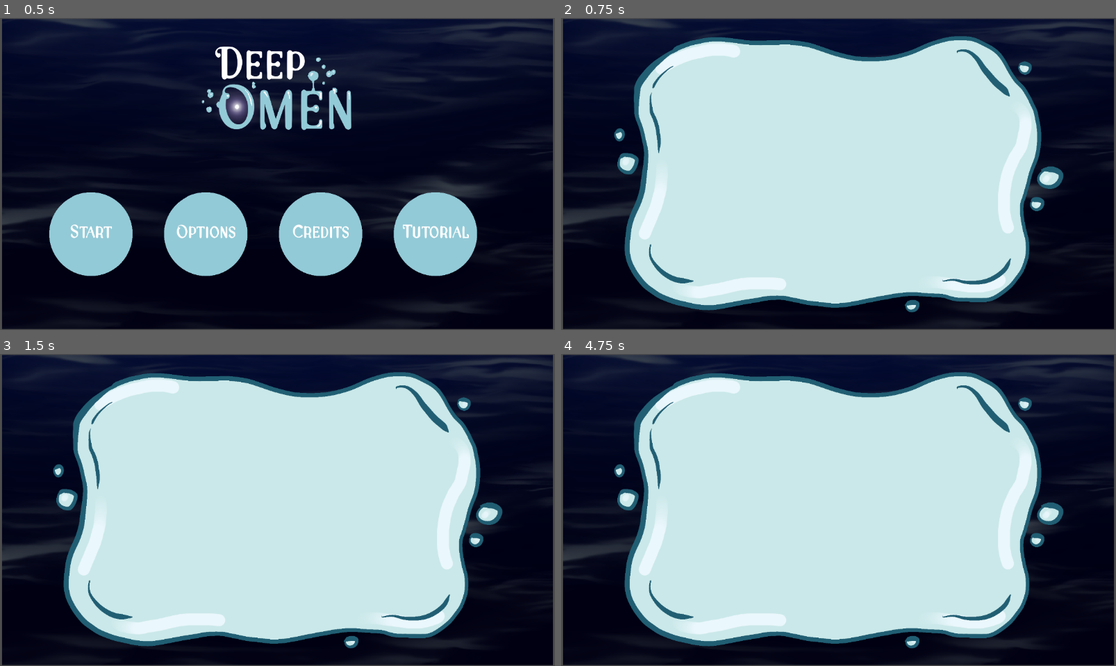
Above: before the commit, frames 1-4 (two rows, left to right).
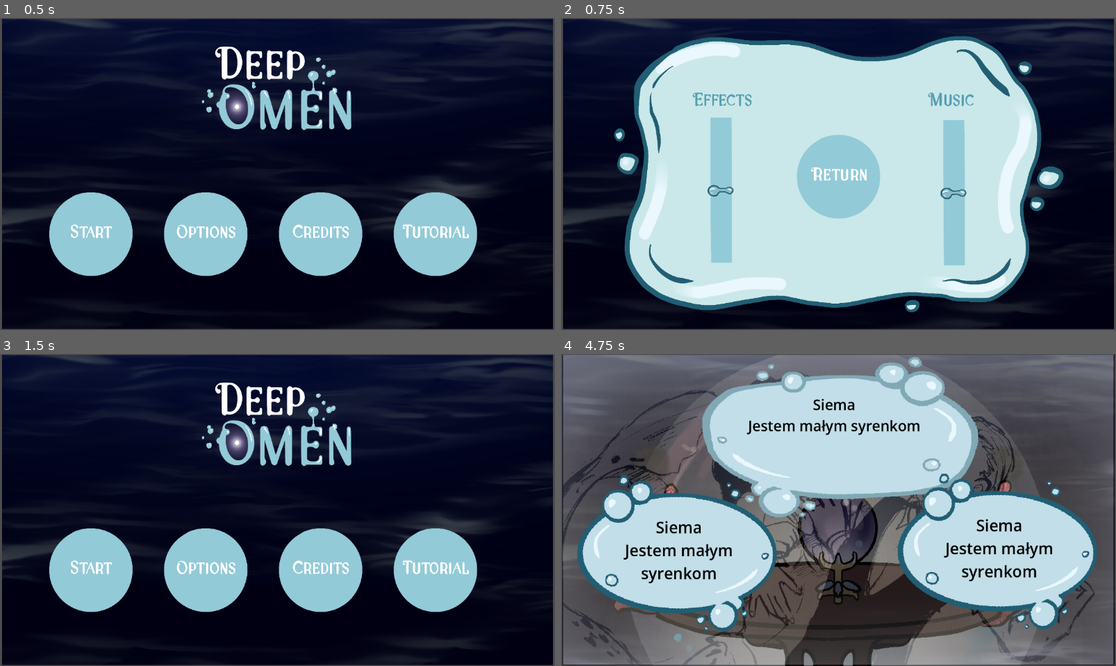
Above: after the commit, the same moments.

Repository: RoseThornrime/deep-omen
Game: Godot game, scene res://scenes/menu.tscn
Same seed, same stepped clock (60 frames per second), same inputs: the game is played once before the commit and once after it.
Inputs (mouse positions are in pixels of both pictures, inside the frame that each line leads up to):
- Up to frame 1 (0.5 s): no input
- Up to frame 2 (0.75 s): click "Options" at 0.5 s
- Up to frame 3 (1.5 s): click (277, 503) at 1.25 s, where only the run after the commit has a clickable "Return"
- Up to frame 4 (4.75 s): click (649, 563) at 2 s, where only the run after the commit has a clickable "Start"; click (649, 463) at 2.77 s; click (1005, 463) at 3.52 s; click (838, 544) at 4.27 s

Frame 1 is identical in both runs. In frame 2, 7.1% of the frame differs, in the area x 23-75%, y 23-80%; in frame 3, 59%; in frame 4, 74%, in the area x 0-100%, y 0-100%.
Error after the commit: Cannot call method 'emit_signal' on a null value. (res://scripts/game.gd:13)

Commit message:
Finish options

Diff:
--- a/scenes/audio_manager.gd
+++ b/scenes/audio_manager.gd
@@ -26,9 +26,16 @@
 	for name in effects.keys():
 		var path = effects[name]
 		var player = AudioStreamPlayer.new()
+		player.bus = "Effects"
 		add_child(player)
 		player.stream = load(path)
 		effect_players[name] = player
 
 func play_effect(name):
 	effect_players[name].play()
+
+func set_music_volume(value):
+	AudioServer.set_bus_volume_db(AudioServer.get_bus_index("Music"), linear_to_db(value))
+
+func set_effects_volume(value):
+	AudioServer.set_bus_volume_db(AudioServer.get_bus_index("Effects"), linear_to_db(value))
--- a/scenes/menu.tscn
+++ b/scenes/menu.tscn
@@ -132,3 +132,4 @@
 [connection signal="pressed" from="OptionsButton" to="." method="_on_options_pressed"]
 [connection signal="pressed" from="CreditsButton" to="." method="_on_credits_pressed"]
 [connection signal="pressed" from="TutorialButton" to="." method="_on_tutorial_pressed"]
+[connection signal="hidden" from="Options" to="." method="_on_options_hidden"]
--- a/scenes/options.tscn
+++ b/scenes/options.tscn
@@ -1,7 +1,118 @@
 [gd_scene format=3 uid="uid://d2ed8n5fdkg2j"]
 
 [ext_resource type="PackedScene" uid="uid://df0ofnm15poot" path="res://scenes/bubble.tscn" id="1_c2u1v"]
+[ext_resource type="Script" uid="uid://c8abmhd1m0kms" path="res://scripts/options.gd" id="1_e6vpq"]
+[ext_resource type="Texture2D" uid="uid://ddsw31k55jk0" path="res://assets/images/menu_guzik.png" id="2_1sggn"]
+[ext_resource type="Texture2D" uid="uid://smcxfu1en8uc" path="res://assets/images/menu_guzik_hover.png" id="3_e6vpq"]
+[ext_resource type="FontFile" uid="uid://dv3fl0pl7akmj" path="res://assets/fonts/Aquees-LV4aE.ttf" id="4_o7i7e"]
+[ext_resource type="Texture2D" uid="uid://csjfxhxtr3x8n" path="res://assets/images/suwak.png" id="6_o7i7e"]
+[ext_resource type="Texture2D" uid="uid://bibktgajxmi6t" path="res://assets/images/suwak_dzyndzel.png" id="7_uon5e"]
+
+[sub_resource type="StyleBoxEmpty" id="StyleBoxEmpty_85aq5"]
 
 [node name="Options" type="Node2D" unique_id=1900168259]
+script = ExtResource("1_e6vpq")
 
 [node name="Bubble" parent="." unique_id=1357280042 instance=ExtResource("1_c2u1v")]
+
+[node name="ReturnButton" type="TextureButton" parent="Bubble" unique_id=517763210]
+offset_left = -150.0
+offset_top = -200.0
+offset_right = 151.0
+offset_bottom = 164.0
+texture_normal = ExtResource("2_1sggn")
+texture_pressed = ExtResource("3_e6vpq")
+texture_hover = ExtResource("3_e6vpq")
+
+[node name="Label" type="Label" parent="Bubble/ReturnButton" unique_id=618924248]
+layout_mode = 1
+anchors_preset = 8
+anchor_left = 0.5
+anchor_top = 0.5
+anchor_right = 0.5
+anchor_bottom = 0.5
+offset_left = -74.0
+offset_top = -22.0
+offset_right = 74.0
+offset_bottom = 56.0
+grow_horizontal = 2
+grow_vertical = 2
+theme_override_fonts/font = ExtResource("4_o7i7e")
+theme_override_font_sizes/font_size = 64
+text = "Return"
+
+[node name="Label" type="Label" parent="Bubble" unique_id=1195618706]
+offset_left = -510.0
+offset_top = -300.0
+offset_right = -301.0
+offset_bottom = -222.0
+theme_override_colors/font_color = Color(0.34117648, 0.62352943, 0.69803923, 1)
+theme_override_fonts/font = ExtResource("4_o7i7e")
+theme_override_font_sizes/font_size = 64
+text = "Effects"
+
+[node name="Label2" type="Label" parent="Bubble" unique_id=1972089471]
+offset_left = 310.0
+offset_top = -300.0
+offset_right = 474.0
+offset_bottom = -222.0
+theme_override_colors/font_color = Color(0.34117648, 0.62352943, 0.69803923, 1)
+theme_override_fonts/font = ExtResource("4_o7i7e")
+theme_override_font_sizes/font_size = 64
+text = "Music"
+
+[node name="EffectsSprite" type="Sprite2D" parent="." unique_id=953505433]
+position = Vector2(-408, 56)
+rotation = 1.5707964
+scale = Vector2(0.5, 1)
+texture = ExtResource("6_o7i7e")
+
+[node name="Effects" type="HSlider" parent="." unique_id=962162934]
+anchors_preset = 8
+anchor_left = 0.5
+anchor_top = 0.5
+anchor_right = 0.5
+anchor_bottom = 0.5
+offset_left = -462.0
+offset_top = 321.0
+offset_right = 588.0
+offset_bottom = 524.0
+grow_horizontal = 2
+grow_vertical = 2
+rotation = 4.712389
+scale = Vector2(0.5, 0.5)
+theme_override_icons/grabber = ExtResource("7_uon5e")
+theme_override_icons/grabber_highlight = ExtResource("7_uon5e")
+theme_override_icons/grabber_disabled = ExtResource("7_uon5e")
+theme_override_styles/slider = SubResource("StyleBoxEmpty_85aq5")
+value = 50.0
+
+[node name="MusicSprite" type="Sprite2D" parent="." unique_id=1345632660]
+position = Vector2(403, 65)
+rotation = 1.5707964
+scale = Vector2(0.5, 1)
+texture = ExtResource("6_o7i7e")
+
+[node name="Music" type="HSlider" parent="." unique_id=1038637351]
+anchors_preset = 8
+anchor_left = 0.5
+anchor_top = 0.5
+anchor_right = 0.5
+anchor_bottom = 0.5
+offset_left = 349.0
+offset_top = 330.0
+offset_right = 1399.0
+offset_bottom = 533.0
+grow_horizontal = 2
+grow_vertical = 2
+rotation = 4.712389
+scale = Vector2(0.5, 0.5)
+theme_override_icons/grabber = ExtResource("7_uon5e")
+theme_override_icons/grabber_highlight = ExtResource("7_uon5e")
+theme_override_icons/grabber_disabled = ExtResource("7_uon5e")
+theme_override_styles/slider = SubResource("StyleBoxEmpty_85aq5")
+value = 50.0
+
+[connection signal="pressed" from="Bubble/ReturnButton" to="." method="_on_return_button_pressed"]
+[connection signal="value_changed" from="Effects" to="." method="_on_effects_value_changed"]
+[connection signal="value_changed" from="Music" to="." method="_on_music_value_changed"]
--- /dev/null
+++ b/scenes/slider.tscn
@@ -0,0 +1,34 @@
+[gd_scene format=3 uid="uid://cawoq0kc4mdyf"]
+
+[ext_resource type="Texture2D" uid="uid://csjfxhxtr3x8n" path="res://assets/images/suwak.png" id="1_24ij4"]
+[ext_resource type="Texture2D" uid="uid://bibktgajxmi6t" path="res://assets/images/suwak_dzyndzel.png" id="2_mhkcm"]
+
+[sub_resource type="StyleBoxEmpty" id="StyleBoxEmpty_c2jh2"]
+
+[node name="Slider" type="Node2D" unique_id=1894888026]
+
+[node name="Sprite2D" type="Sprite2D" parent="." unique_id=1399518660]
+position = Vector2(2, -3)
+rotation = 1.5707964
+scale = Vector2(0.5, 1)
+texture = ExtResource("1_24ij4")
+
+[node name="HSlider" type="HSlider" parent="." unique_id=694429740]
+anchors_preset = 8
+anchor_left = 0.5
+anchor_top = 0.5
+anchor_right = 0.5
+anchor_bottom = 0.5
+offset_left = -52.0
+offset_top = 262.0
+offset_right = 998.0
+offset_bottom = 465.0
+grow_horizontal = 2
+grow_vertical = 2
+rotation = 4.712389
+scale = Vector2(0.5, 0.5)
+theme_override_icons/grabber = ExtResource("2_mhkcm")
+theme_override_icons/grabber_highlight = ExtResource("2_mhkcm")
+theme_override_icons/grabber_disabled = ExtResource("2_mhkcm")
+theme_override_styles/slider = SubResource("StyleBoxEmpty_c2jh2")
+value = 50.0
--- a/scripts/menu.gd
+++ b/scripts/menu.gd
@@ -48,3 +48,7 @@
 	AudioManager.play_effect("click")
 	tutorial.show()
 	hide_buttons()
+
+
+func _on_options_hidden() -> void:
+	show_buttons()
--- /dev/null
+++ b/scripts/options.gd
@@ -0,0 +1,16 @@
+extends Node2D
+
+@onready var effects = $Effects
+@onready var music = $Music
+
+func _on_return_button_pressed() -> void:
+	AudioManager.play_effect("click")
+	hide()
+
+
+func _on_effects_value_changed(value: float) -> void:
+	AudioManager.set_effects_volume(value / 100.0)
+
+
+func _on_music_value_changed(value: float) -> void:
+	AudioManager.set_music_volume(value / 100.0)
Binary file added: assets/images/suwak2.png
Not shown, added: scripts/options.gd.uid
